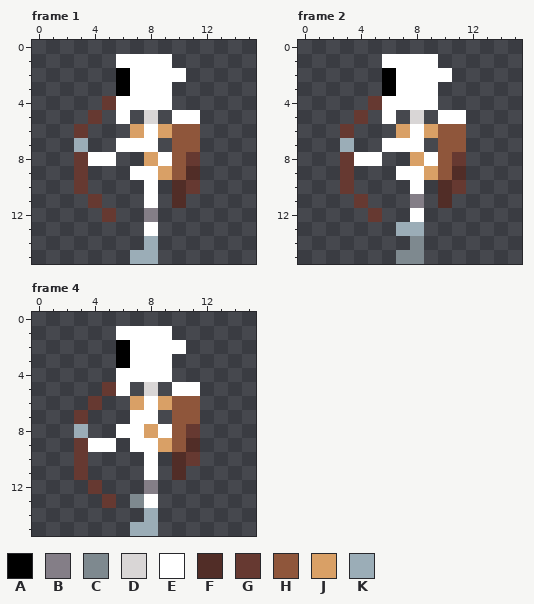
Pixel-art file, stored at resources/gfx/entities/entities.antagonist/minions/skeleton/skeleton.archer/SkeletonArcher-Left.aseprite. That is the earlier state.
16x16 pixels, 4 frames. Shown: frame 1, frame 2, frame 4. The commit also changed other frames, which this record leaves out.
Palette (. is transparent): A #000000  B #847e87  C #7e898f  D #d9d6d6  E #ffffff  F #512d27  G #663931  H #8f563b  J #d9a066  K #9badb7
After the commit:
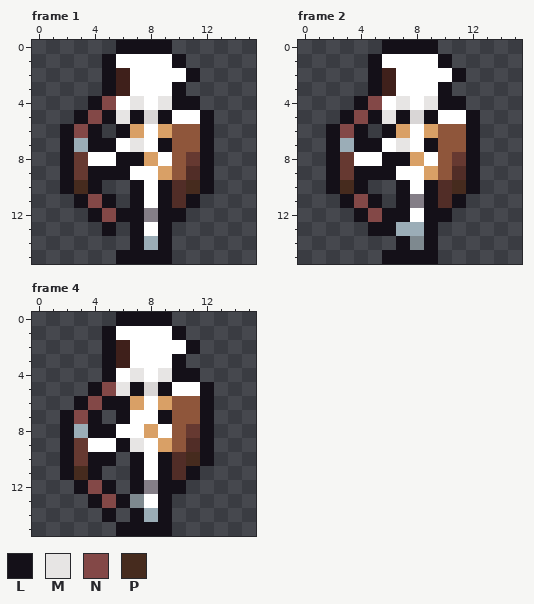
Colours new in this view: L #141018  M #e7e5e4  N #834847  P #462b1e
The edit:
@@ palette @@
-A #000000
+A #3f201b
--- frame 1
@@ x 0..15 @@
- 0 ................
- 1 ......EEEE......
- 2 ......AEEEE.....
- 3 ......AEEE......
- 4 .....GEEEE......
- 5 ....G.E.D.EE....
- 6 ...G...JEJHH....
- 7 ...K..EEE.HH....
- 8 ...GEE..JEHG....
- 9 ...G...EEJHF....
-10 ...G....E.FG....
-11 ....G...E.F.....
-12 .....G..B.......
-13 ........E.......
-14 ........K.......
-15 .......KK.......
+ 0 ......LLLL......
+ 1 .....LEEEEL.....
+ 2 .....LAEEEEL....
+ 3 .....LAEEEL.....
+ 4 ....LNEMEMLL....
+ 5 ...LNLMLDLEEL...
+ 6 ..LNL.LJEJHHL...
+ 7 ..LKLLEMELHHL...
+ 8 ..LGEELLJEHGL...
+ 9 ..LGLLLEEJHFL...
+10 ..LPL..LELFPL...
+11 ...LNL.LELFL....
+12 ....LNLLBLL.....
+13 .....L.LEL......
+14 .......LKL......
+15 ......LLLL......
--- frame 2
@@ x 0..15 @@
- 0 ................
- 1 ......EEEE......
- 2 ......AEEEE.....
- 3 ......AEEE......
- 4 .....GEEEE......
- 5 ....G.E.D.EE....
- 6 ...G...JEJHH....
- 7 ...K..EEE.HH....
- 8 ...GEE..JEHG....
- 9 ...G...EEJHF....
-10 ...G....E.FG....
-11 ....G...B.F.....
-12 .....G..E.......
-13 .......KK.......
-14 ........C.......
-15 .......CC.......
+ 0 ......LLLL......
+ 1 .....LEEEEL.....
+ 2 .....LAEEEEL....
+ 3 .....LAEEEL.....
+ 4 ....LNEMEMLL....
+ 5 ...LNLMLDLEEL...
+ 6 ..LNL.LJEJHHL...
+ 7 ..LKLLEMELHHL...
+ 8 ..LGEELLJEHGL...
+ 9 ..LGLLLEEJHFL...
+10 ..LPL..LELFPL...
+11 ...LNL.LBLFL....
+12 ....LNLLELL.....
+13 .....LLKKL......
+14 .......LCL......
+15 ......LLLL......
--- frame 4
@@ x 0..15 @@
- 0 ................
- 1 ......EEEE......
- 2 ......AEEEE.....
- 3 ......AEEE......
- 4 ......EEEE......
- 5 .....GE.D.EE....
- 6 ....G..JEJHH....
- 7 ...G...EE.HH....
- 8 ...K..EEJEHG....
- 9 ...GEE.EEJHF....
-10 ...G....E.FG....
-11 ...G....E.F.....
-12 ....G...B.......
-13 .....G.CE.......
-14 ........K.......
-15 .......KK.......
+ 0 ......LLLL......
+ 1 .....LEEEEL.....
+ 2 .....LAEEEEL....
+ 3 .....LAEEEL.....
+ 4 .....LEMEMLL....
+ 5 ....LNMLDLEEL...
+ 6 ...LNLLJEJHHL...
+ 7 ..LNL.LEELHHL...
+ 8 ..LKLLEEJEHGL...
+ 9 ..LGEELMEJHFL...
+10 ..LGLL.LELFPL...
+11 ..LPL..LELFL....
+12 ...LNL.LBLL.....
+13 ....LNLCEL......
+14 .....L.LKL......
+15 ......LLLL......
